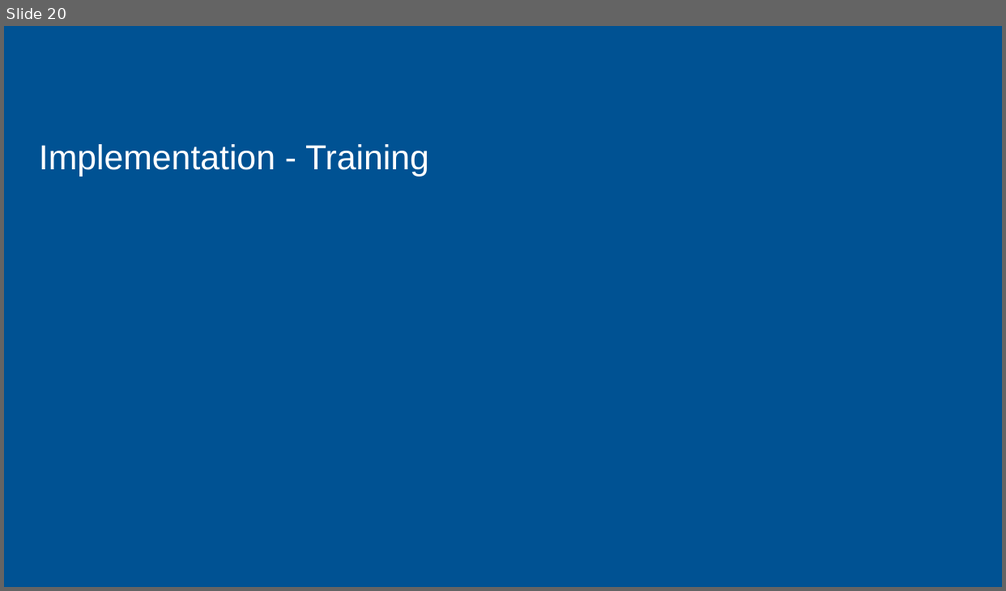
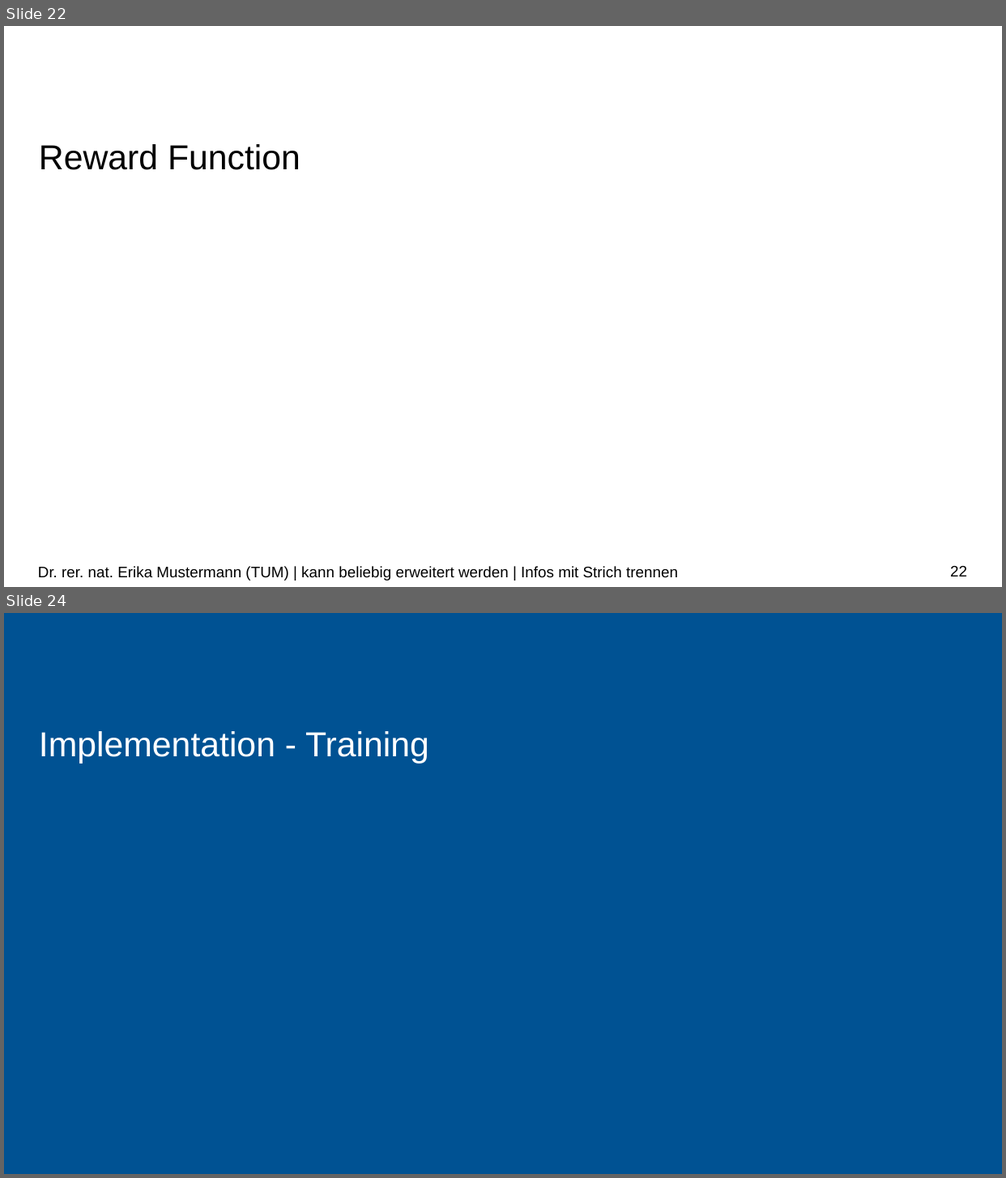
Before and after one commit to chialingyang7718/RL_OPF_EVaware, a slide deck: Mid-term Presentation.pptx. Shown one above the other, each under a label of ours: slide 20 before the commit, slides 22 and 24 after it; the slides between them are not shown. The pictures are 1006x591 and 1006x1178 pixels, drawn with LibreOffice and Linux fonts; fonts in the diff are those of the drawing; background and template pictures are left out. Boxes give left, top, right and bottom in pixels: in the first picture for what was removed or moved away, otherwise in the second. Text is boxed around its words. In the diff, an @@ line names an element or a change of style, - is before the commit and + after.

```diff
--- a/Mid-term Presentation.pptx
+++ b/Mid-term Presentation.pptx
@@ slide 22 added at box(4, 26, 1002, 587), background #FFFFFF @@
@@ title added at box(39, 144, 300, 170), 25 pt, text #000000 @@
+Reward Function
@@ text added at box(38, 566, 678, 581), 11 pt, text #000000 @@
+Dr. rer. nat. Erika Mustermann (TUM) | kann beliebig erweitert werden | Infos mit Strich trennen
@@ page number added at box(950, 566, 967, 577), 11 pt, text #000000 @@
+22
@@ what was slide 20 is now slide 24 @@
```
Also in this commit, not shown: 9 slides changed, 3 other slides added, 1 slide removed.
